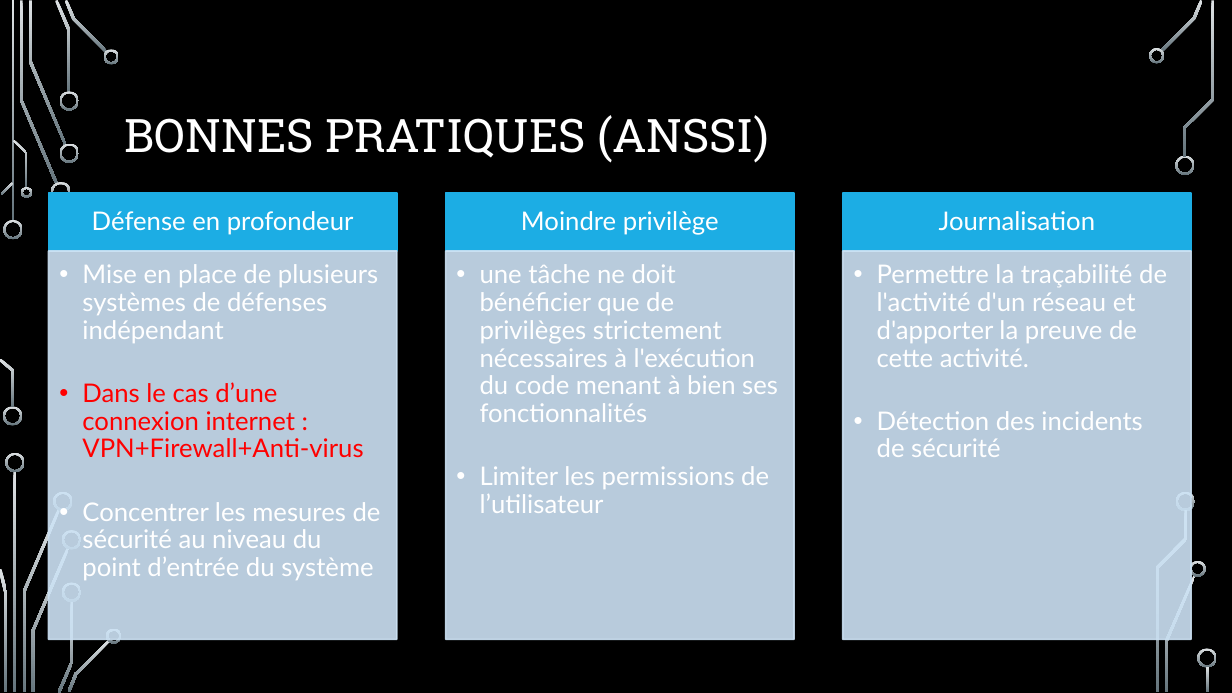
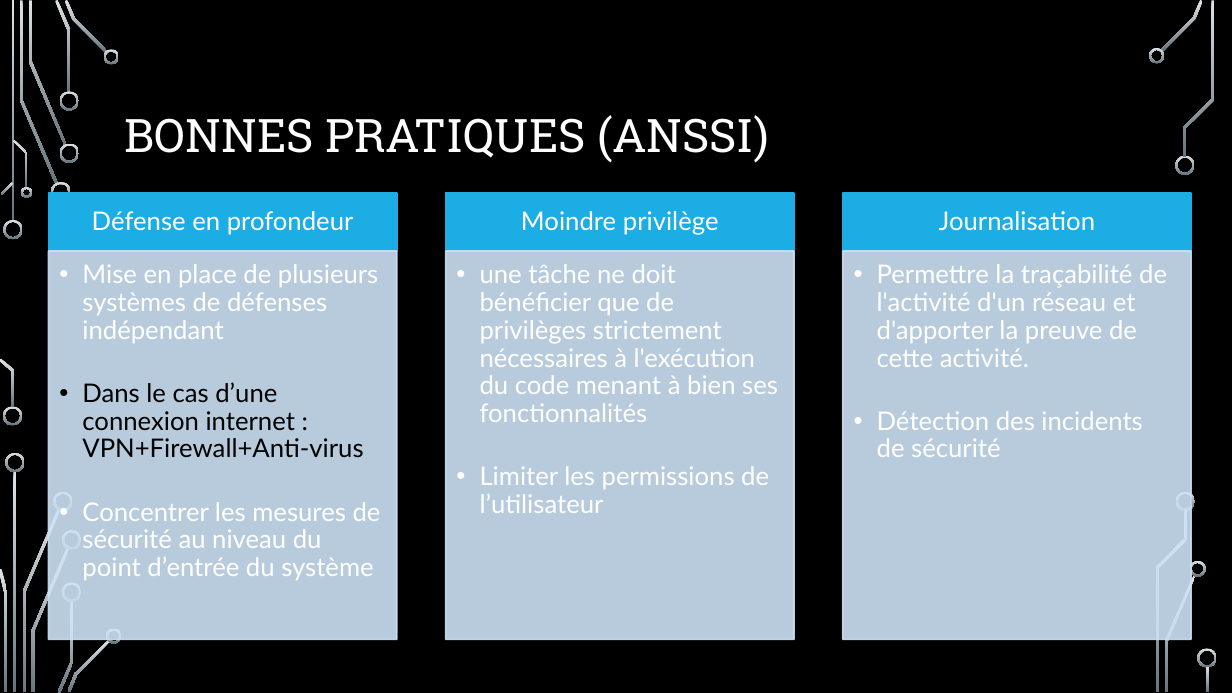
Before and after one commit to Guillaumeclavel/Etude_Faille_CVE_12636, a slide deck: slide 7 of Présentation étude de faille CVE 2017-12635 ET 12636 ébauche.pptx. Drawn at 1232x693 pixels with LibreOffice and Linux fonts; fonts in the diff are those of the drawing; background and template pictures are left out. Boxes give left, top, right and bottom in pixels: in the first picture for what was removed or moved away, otherwise in the second. Text is boxed around its words. In the diff, an @@ line names an element or a change of style, - is before the commit and + after.

```diff
--- a/Présentation étude de faille CVE 2017-12635 ET 12636 ébauche.pptx
+++ b/Présentation étude de faille CVE 2017-12635 ET 12636 ébauche.pptx
@@ text at box(82, 382, 363, 457): text colour #FF0000 to #000000 in "Dans le cas d’une connexion internet : ..." @@
```
Also in this commit, not shown: 3 other slides changed, 1 slide added.
